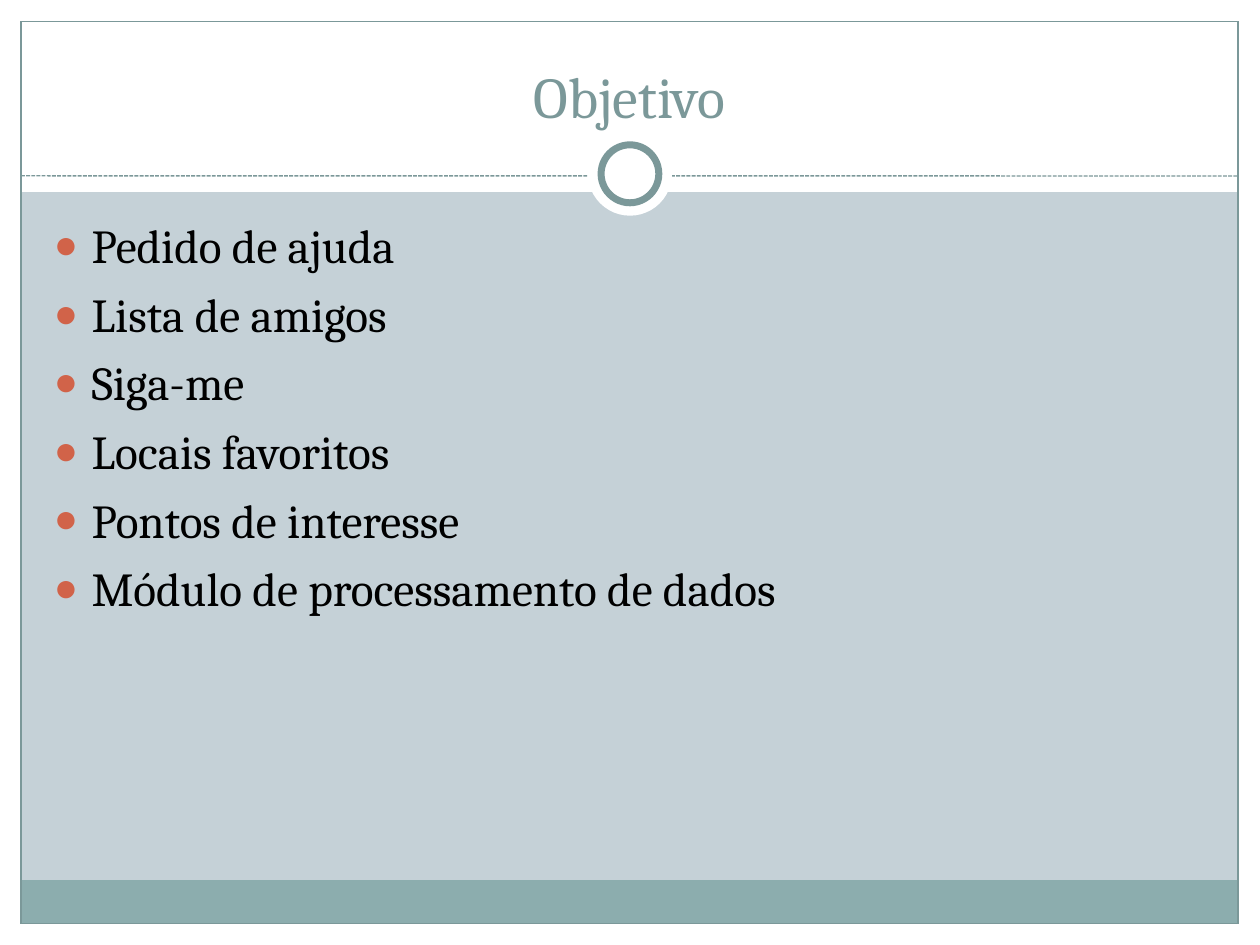
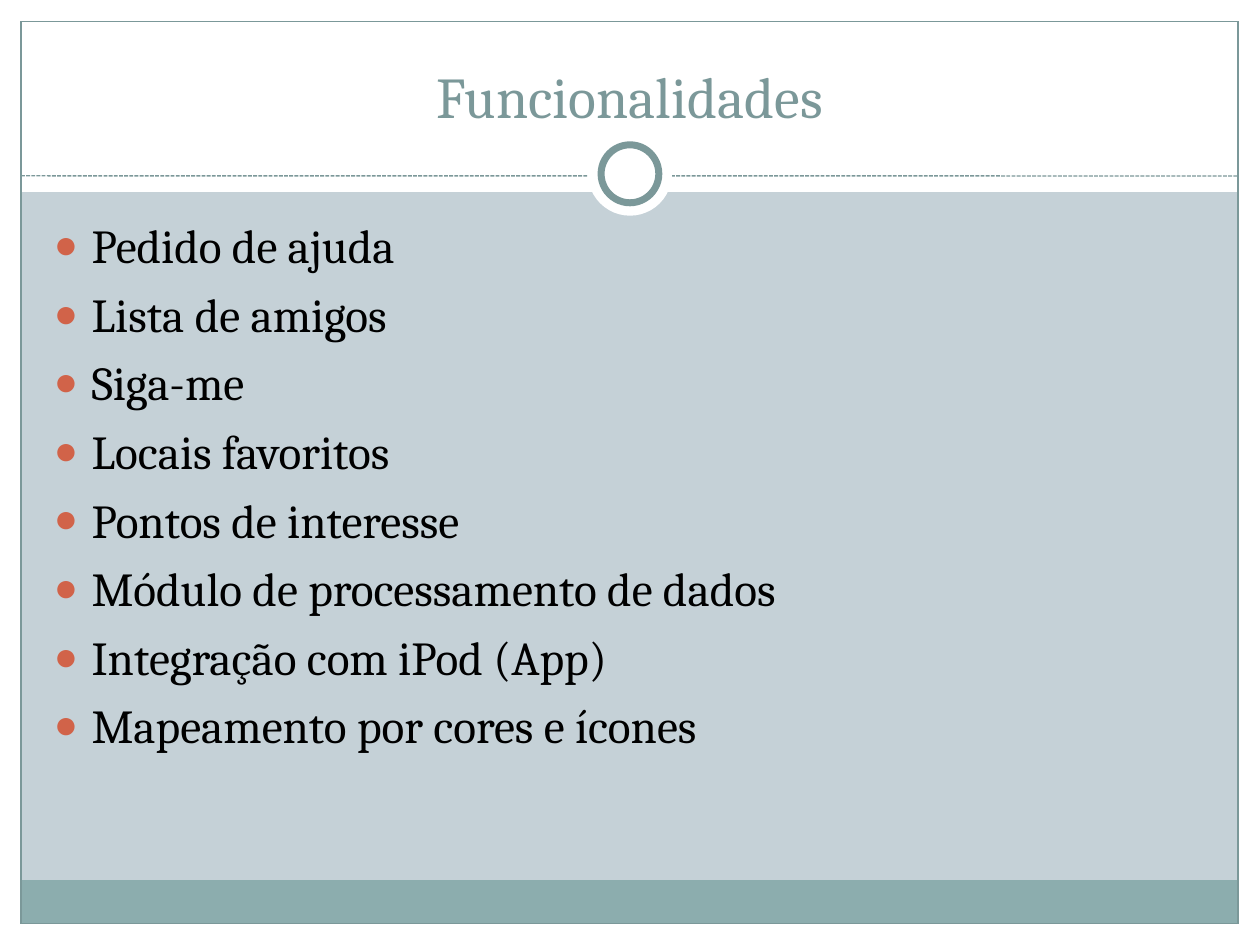
Before and after one commit to mmassaki/tcc-kzsh, a slide deck: slide 6 of presentation/evolution1/presentation.ppt. Drawn at 1260x945 pixels with LibreOffice and Linux fonts; fonts in the diff are those of the drawing. Boxes give left, top, right and bottom in pixels: in the first picture for what was removed or moved away, otherwise in the second. Text is boxed around its words. In the diff, an @@ line names an element or a change of style, - is before the commit and + after.

```diff
--- a/presentation/evolution1/presentation.ppt
+++ b/presentation/evolution1/presentation.ppt
@@ title at (436, 78, 823, 119): text changed @@
-Objetivo
+Funcionalidades
@@ text at (92, 641, 696, 753): paragraphs added @@
+● Integração com iPod (App)
+● Mapeamento por cores e ícones
```
Also in this commit, not shown: 2 other slides changed, 1 other file.
